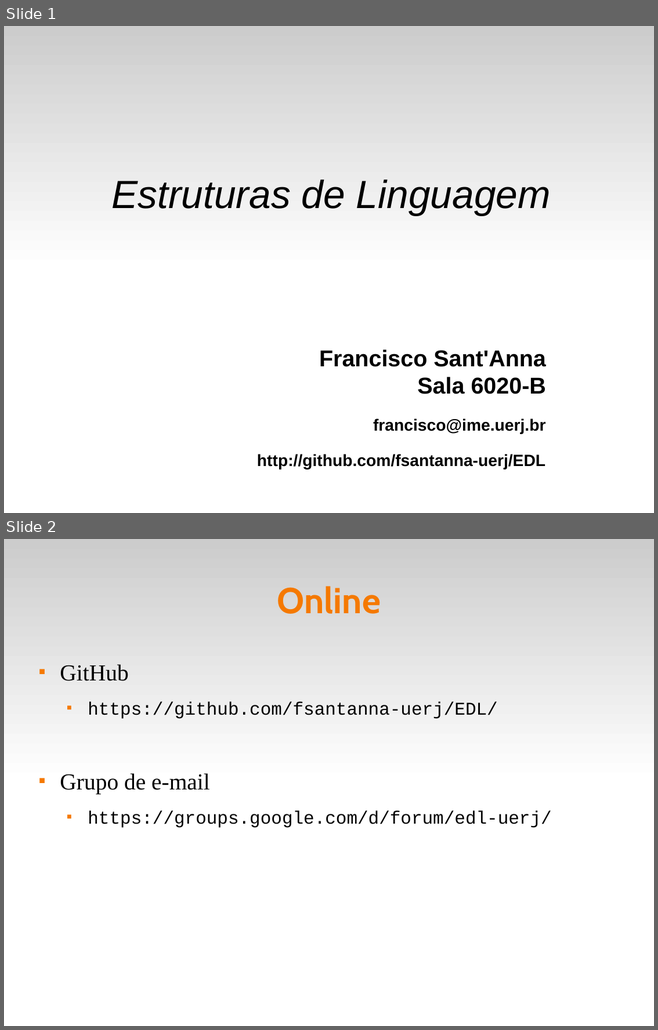
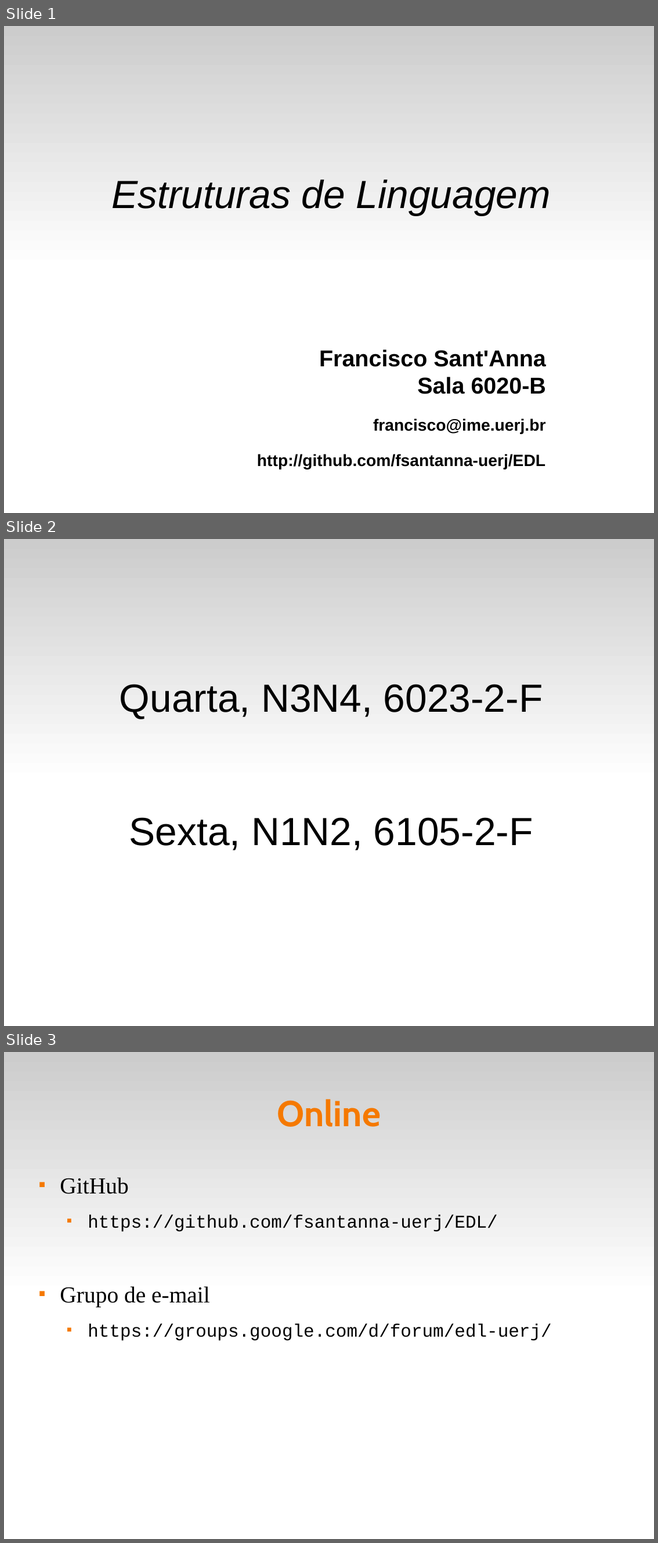
Before and after one commit to fsantanna-uerj/EDL, a slide deck: slides/edl-00.odp. Shown one above the other, each under a label of ours: slides 1 and 2 before the commit, slides 1, 2 and 3 after it. The pictures are 658x1030 and 658x1543 pixels, drawn with LibreOffice and Linux fonts; fonts in the diff are those of the drawing. Boxes give left, top, right and bottom in pixels: in the first picture for what was removed or moved away, otherwise in the second. Text is boxed around its words. In the diff, an @@ line names an element or a change of style, - is before the commit and + after.

```diff
--- a/slides/edl-00.odp
+++ b/slides/edl-00.odp
@@ slide 2 added at [4,539,654,1026], background #FFFFFF; not listed: 1 template element that a slide beside it also shows @@
@@ freeform shape added at [177,669,177,669], fill #99CCFF, outline #FF0000 4.25 pt @@
@@ subtitle added at [119,684,543,850], 48 pt, text #000000 @@
+Quarta, N3N4, 6023-2-F
+Sexta, N1N2, 6105-2-F
@@ what was slide 2 is now slide 3 @@
```
Also in this commit, not shown: 1 other file.
